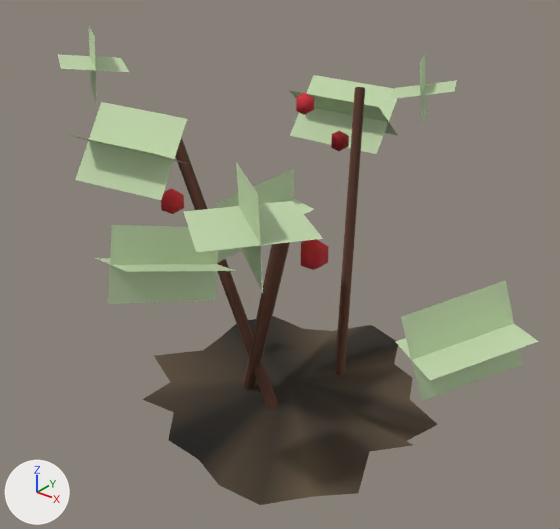
Before and after pictures for a commit that changed the glTF model packages/viewer-threejs/public/assets/resources/redberry/small-lod2.glb.
Both versions are drawn from a 50 mm camera at (1.03, -1.322, 1.083) aimed at (-0.02, -0.01, 0.269). The lights are fixed; the arrows at lower left show +X, +Y and +Z. The first picture is the older version. Where no turn or scale is listed for an object, it has been applied to the vertices. Vertices at exactly the same position are counted once.

Script lines for the objects in view, before the commit:
```python
ob_redberry_buried_stems_ground_blend_and_fruit = bpy.data.objects.new('redberry-buried-stems-ground-blend-and-fruit', me_mesh_0)
ob_redberry_buried_stems_ground_blend_and_fruit.location = (0.0, 0.0, 0.0)
ob_redberry_leaf_sprays = bpy.data.objects.new('redberry-leaf-sprays', me_mesh_1)
ob_redberry_leaf_sprays.location = (0.0, 0.0, 0.0)
```
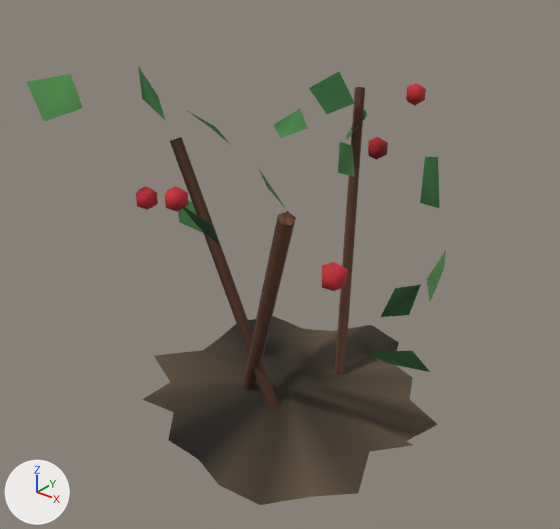
Location of each change, [x1, y1, x2, y2] in pixels of the pictures (560 x 529 px; the box of a moved part takes in the faces that stretch with it):
'redberry-buried-stems-ground-blend-and-fruit', reshaped
    before: [143, 87, 438, 505]
    after: [136, 83, 438, 505]
'redberry-leaf-sprays', deleted (green)
    before: [58, 26, 539, 401]
'redberry-individual-ovate-leaves', added
    after: [27, 66, 446, 372]
part 1 of me_mesh_0, moved or reshaped
    before: [331, 131, 349, 151]
    after: [368, 137, 388, 160]
part 2 of me_mesh_0, moved or reshaped
    before: [161, 188, 184, 214]
    after: [136, 186, 158, 210]
part 3 of me_mesh_0, moved or reshaped
    before: [301, 240, 329, 270]
    after: [322, 262, 348, 291]
part 4 of me_mesh_0, moved or reshaped
    before: [296, 93, 315, 115]
    after: [406, 83, 426, 106]
part 5 of me_mesh_0, moved or reshaped (not visible before)
    after: [165, 186, 188, 212]

What changed in the scene script:
```text
Change mat_material_1:
    remove # nodes: BsdfPrincipled, Math x2, Mix, OutputMaterial, VertexColor
    remove # colours: green #c3d8ad, mixed with the vertex colours
    nodes: BsdfPrincipled, OutputMaterial, VertexColor
Change me_mesh_0:
    used by ob_redberry_buried_stems_ground_blend_and_fruit; location = (0.0, 0.0, 0.0)
    remove me_mesh_0.from_pydata(...)  # 122 vertices, 184 faces; spans x -0.394..0.378, y -0.378..0.414, z -0.153..0.622
    add me_mesh_0.from_pydata(...)  # 122 vertices, 184 faces; spans x -0.394..0.378, y -0.374..0.48, z -0.153..0.633
    me_mesh_0 part 1: the loose piece of 12 vertices spanning x -0.158..-0.111, y 0.365..0.414, z 0.43..0.489 is moved by (0.18, -0.096, 0.038)
    me_mesh_0 part 2: the loose piece of 12 vertices spanning x -0.157..-0.11, y -0.268..-0.219, z 0.446..0.505 is moved by (-0.159, 0.067, -0.051)
    me_mesh_0 part 3: the loose piece of 12 vertices spanning x 0.301..0.348, y -0.378..-0.329, z 0.494..0.554 is moved by (-0.015, 0.084, -0.081)
    me_mesh_0 part 4: the loose piece of 12 vertices spanning x -0.199..-0.153, y 0.26..0.309, z 0.547..0.606 is moved by (0.228, 0.171, 0.027)
    me_mesh_0 part 5: the loose piece of 12 vertices spanning x -0.334..-0.288, y -0.206..-0.157, z 0.442..0.502 is moved by (0.176, -0.048, 0.004)
Add me_mesh_1_1:
    me_mesh_1_1.from_pydata(...)  # 70 vertices, 56 faces; spans x -0.452..0.52, y -0.357..0.417, z 0.297..0.729
    me_mesh_1_1.materials.append(mat_material_1)
Remove ob_redberry_leaf_sprays:
    ob_redberry_leaf_sprays = bpy.data.objects.new('redberry-leaf-sprays', me_mesh_1)
    ob_redberry_leaf_sprays.location = (0.0, 0.0, 0.0)
Add ob_redberry_individual_ovate_leaves:
    ob_redberry_individual_ovate_leaves = bpy.data.objects.new('redberry-individual-ovate-leaves', me_mesh_1_1)
    ob_redberry_individual_ovate_leaves.location = (0.0, 0.0, 0.0)
```
